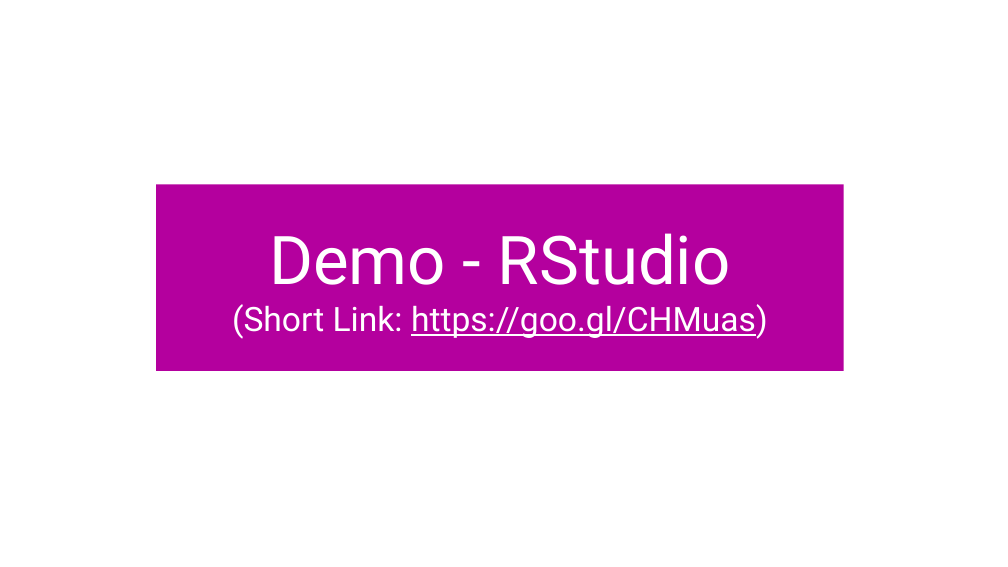
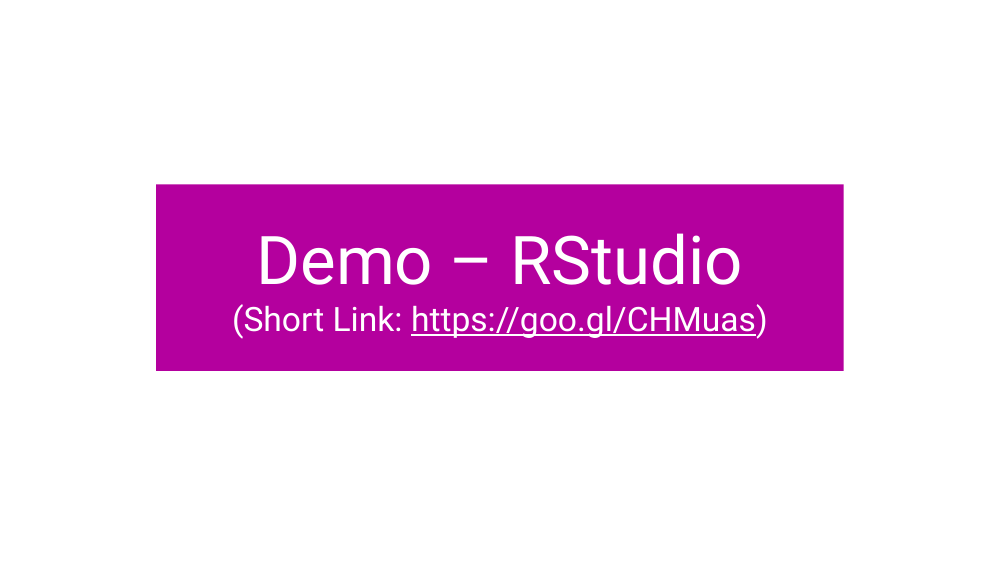
Before and after one commit to yinkaihsu/MSP-Lecture-R-Introduction, a slide deck: slide 19 of MSP_RIntoduction_IanHsu_20171025.pptx. Drawn at 1008x567 pixels with LibreOffice and Linux fonts; fonts in the diff are those of the drawing; background and template pictures are left out. Boxes give left, top, right and bottom in pixels: in the first picture for what was removed or moved away, otherwise in the second. Text is boxed around its words. In the diff, an @@ line names an element or a change of style, - is before the commit and + after.

```diff
--- a/MSP_RIntoduction_IanHsu_20171025.pptx
+++ b/MSP_RIntoduction_IanHsu_20171025.pptx
@@ text in rectangle at bbox=[256, 233, 744, 285]: text changed @@
-Demo - RStudio
+Demo – RStudio
```
Also in this commit, not shown: 1 other slide changed.
